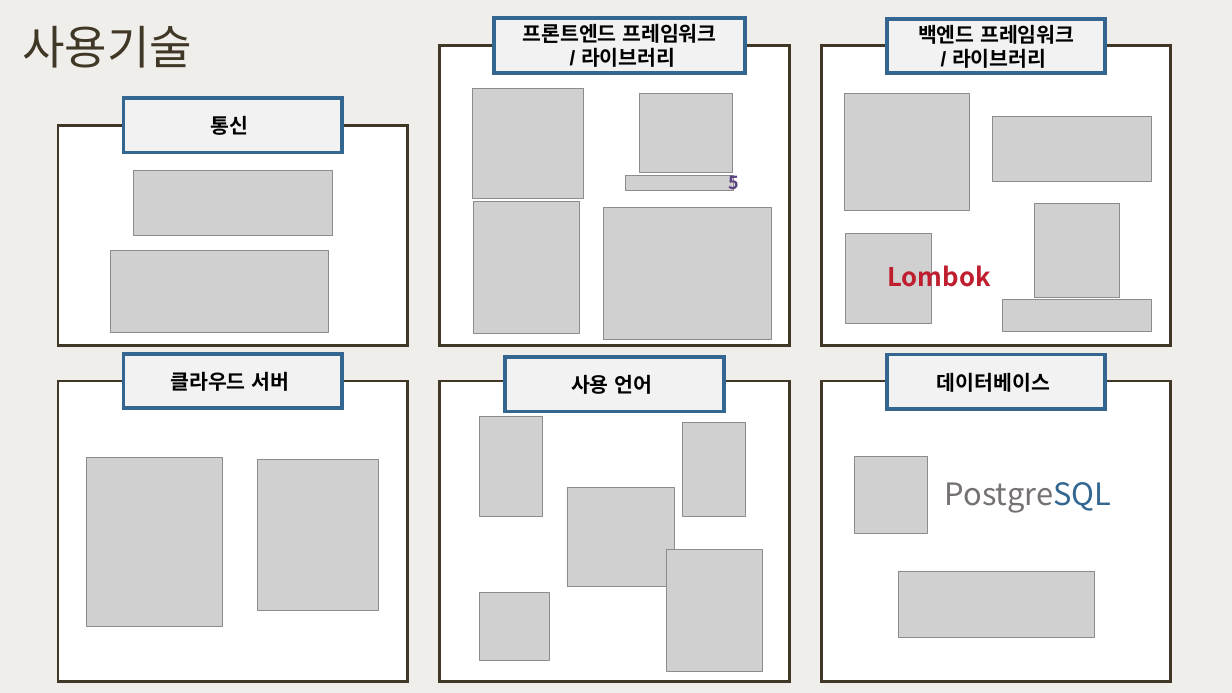
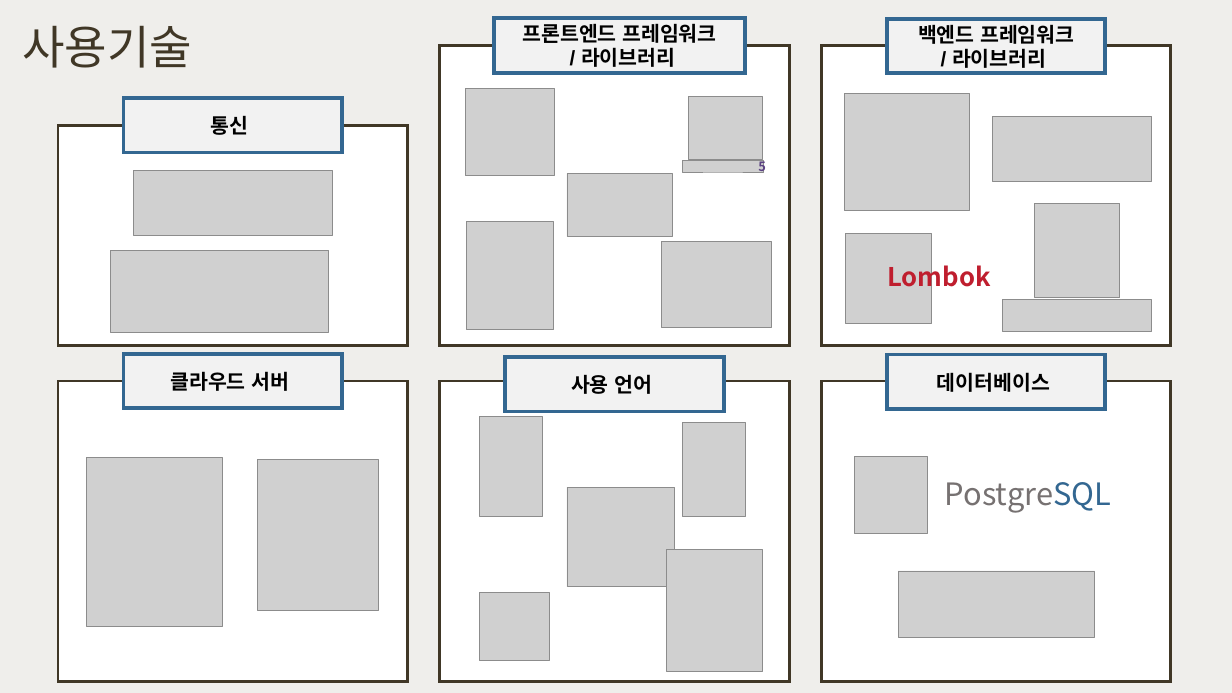
Before and after one commit to happyjane210/GIT2021-working, a slide deck: slide 2 of 9-project/진행 파일/주간 커-피_진행.pptx. Drawn at 1232x693 pixels with LibreOffice and Linux fonts; fonts in the diff are those of the drawing; grey boxes stand for pictures. Boxes give left, top, right and bottom in pixels: in the first picture for what was removed or moved away, otherwise in the second. Text is boxed around its words. In the diff, an @@ line names an element or a change of style, - is before the commit and + after.

```diff
--- a/9-project/진행 파일/주간 커-피_진행.pptx
+++ b/9-project/진행 파일/주간 커-피_진행.pptx
@@ picture: place and size @@
-picture at (473, 89, 584, 198)
+picture at (466, 89, 555, 177)
@@ picture: place and size @@
-picture at (640, 93, 732, 173)
+picture at (689, 96, 762, 160)
@@ picture added at (567, 174, 673, 237) @@
@@ picture: place and size @@
-picture at (626, 176, 735, 190)
+picture at (682, 161, 763, 172)
@@ text "5": place and size @@
-text "5" at (728, 170, 739, 194)
+text "5" at (758, 157, 766, 175)
@@ text "5" at (758, 157, 766, 175): size 14 to 10 pt @@
@@ picture: place and size @@
-picture at (473, 201, 579, 334)
+picture at (467, 222, 554, 330)
@@ picture: place and size @@
-picture at (604, 208, 771, 339)
+picture at (662, 241, 772, 327)
```
Also in this commit, not shown: 3 other slides changed, 5 slides removed, 46 other files.
